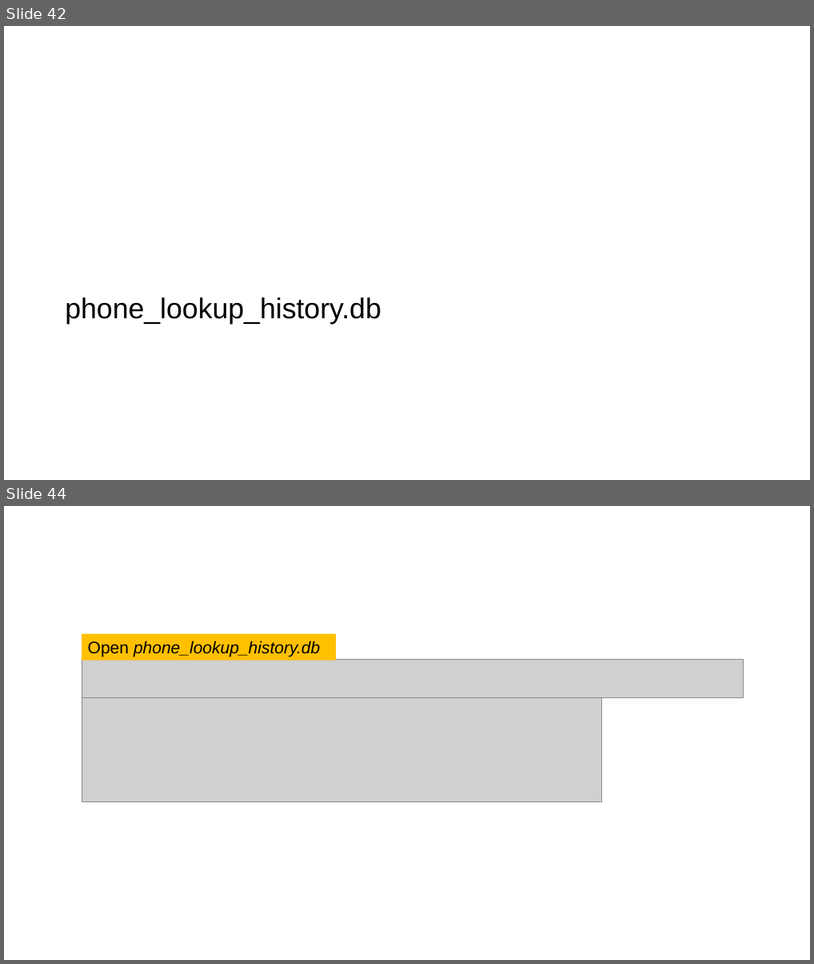
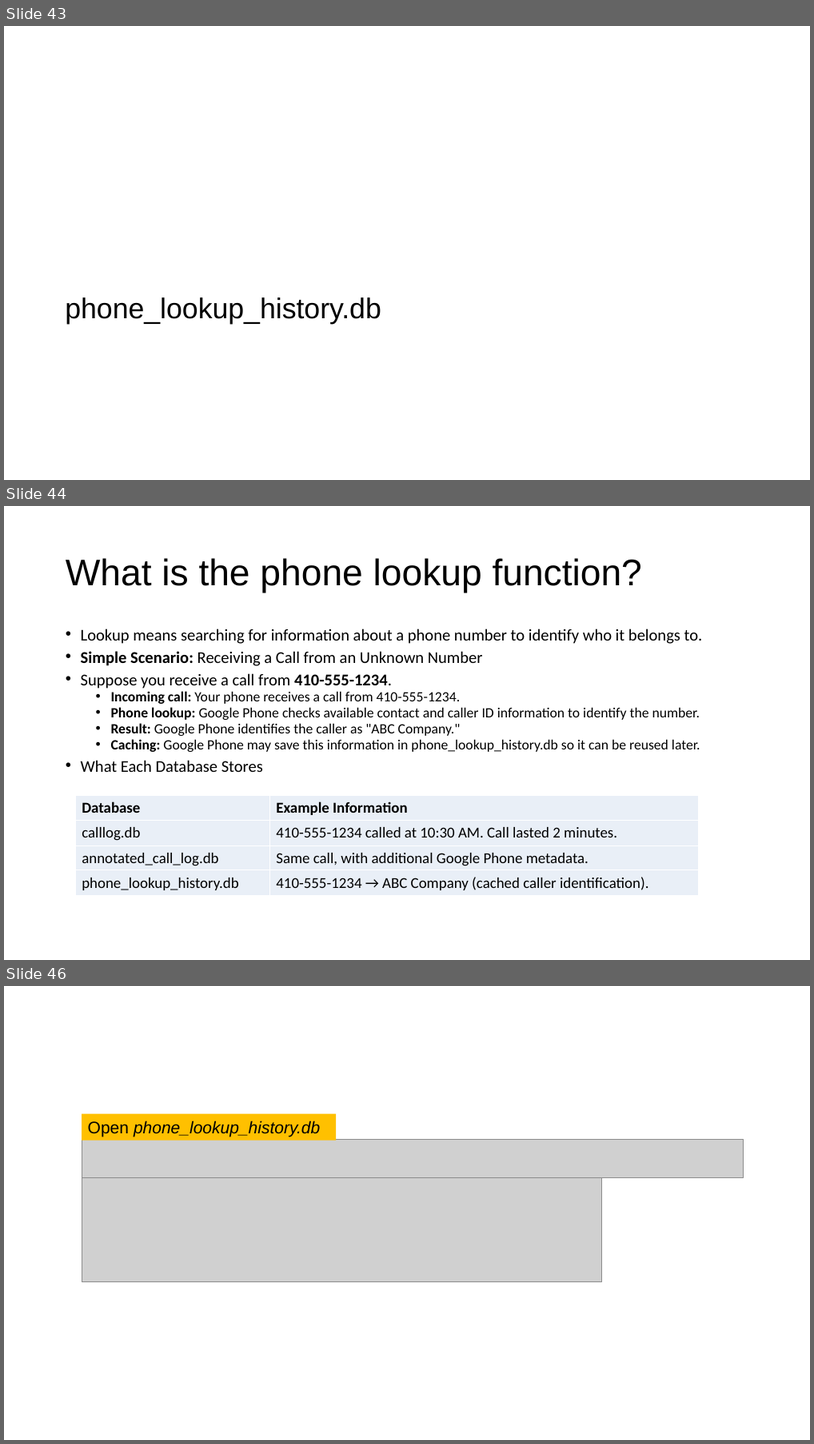
Before and after one commit to frankwxu/digital-forensics-lab, a slide deck: Android10/5_2_2_GMS_App_Investigations_Dialer.pptx. Shown one above the other, each under a label of ours: slides 42 and 44 before the commit, slides 43, 44 and 46 after it; the slides between them are not shown. The pictures are 814x964 and 814x1444 pixels, drawn with LibreOffice and Linux fonts; fonts in the diff are those of the drawing; grey boxes stand for pictures; background and template pictures are left out. Boxes give left, top, right and bottom in pixels: in the first picture for what was removed or moved away, otherwise in the second. Text is boxed around its words. In the diff, an @@ line names an element or a change of style, - is before the commit and + after.

```diff
--- a/Android10/5_2_2_GMS_App_Investigations_Dialer.pptx
+++ b/Android10/5_2_2_GMS_App_Investigations_Dialer.pptx
@@ slide 44 added at bbox=[4, 506, 810, 960], background #FFFFFF @@
@@ title added at bbox=[66, 558, 642, 593], 44 pt, text #000000 @@
+What is the phone lookup function?
@@ text added at bbox=[81, 628, 703, 772], 16.8 pt, text #000000 @@
+• Lookup means searching for information about a phone number to identify who it belongs to.
+• Simple Scenario: Receiving a Call from an Unknown Number
+• Suppose you receive a call from 410-555-1234.
+  • Incoming call: Your phone receives a call from 410-555-1234.
+  • Phone lookup: Google Phone checks available contact and caller ID information to identify the number.
+  • Result: Google Phone identifies the caller as "ABC Company."
+  • Caching: Google Phone may save this information in phone_lookup_history.db so it can be reused later.
+• What Each Database Stores
@@ table added at bbox=[76, 796, 700, 895], 4 rows, 2 columns @@
+Database | Example Information
+calllog.db | 410-555-1234 called at 10:30 AM. Call lasted 2 minutes.
+annotated_call_log.db | Same call, with additional Google Phone metadata.
+phone_lookup_history.db | 410-555-1234 → ABC Company (cached caller identification).
@@ what was slide 42 is now slide 43 @@
@@ what was slide 44 is now slide 46 @@
```
Also in this commit, not shown: 2 slides changed, 1 other slide added, 2 other files.
